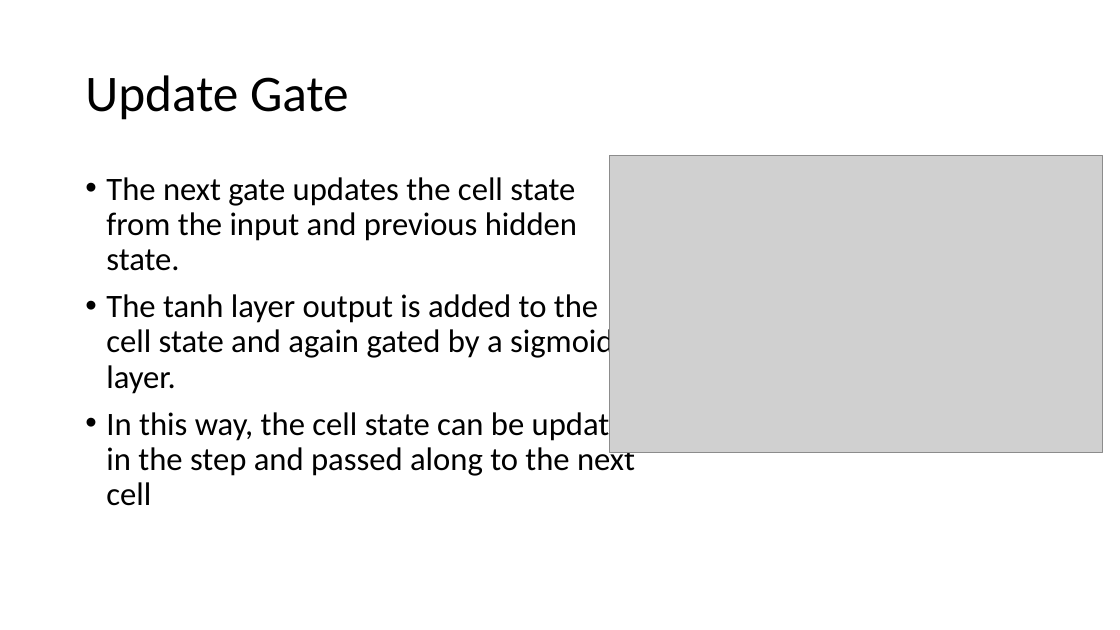
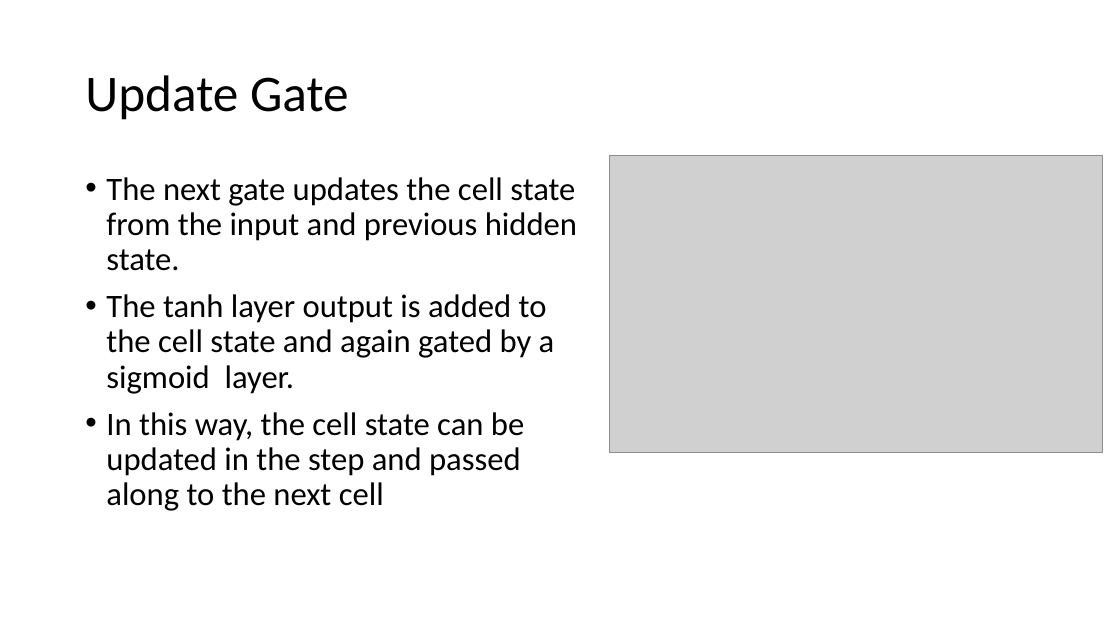
Before and after one commit to binit92/INSE-6421, a slide deck: slide 15 of Presentation.pptx. Drawn at 1120x630 pixels with LibreOffice and Linux fonts; fonts in the diff are those of the drawing; grey boxes stand for pictures. Boxes give left, top, right and bottom in pixels: in the first picture for what was removed or moved away, otherwise in the second. Text is boxed around its words. In the diff, an @@ line names an element or a change of style, - is before the commit and + after.

```diff
--- a/Presentation.pptx
+++ b/Presentation.pptx
@@ text "The next gate updates the ..." rewrapped from <box>106,177,643,506</box> to <box>106,177,577,511</box> @@
```
Also in this commit, not shown: 7 other slides changed, 2 other files.
